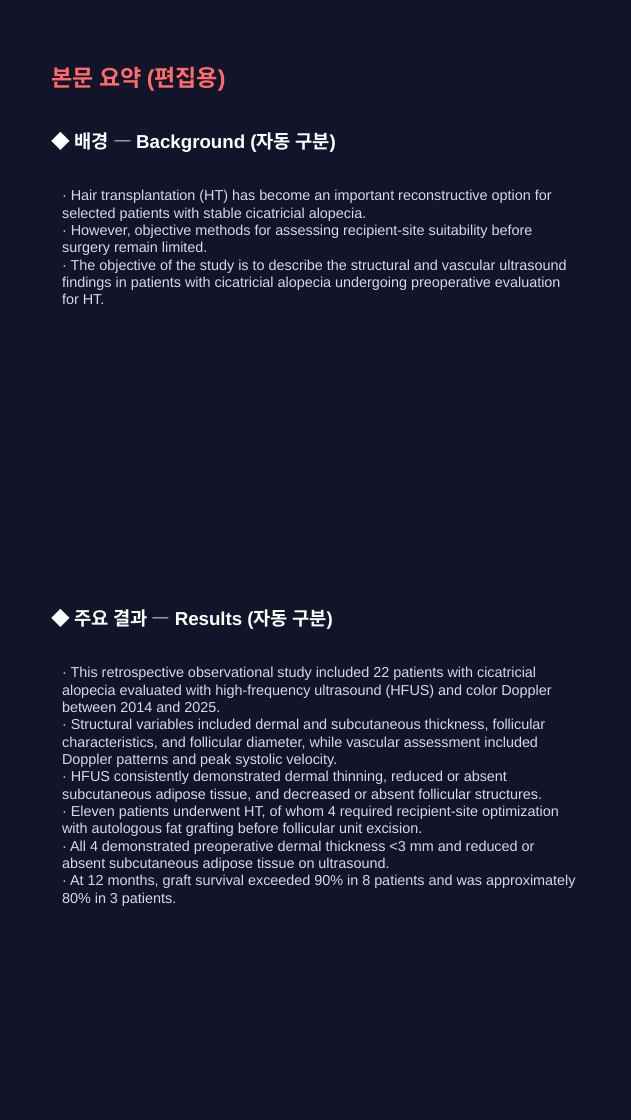
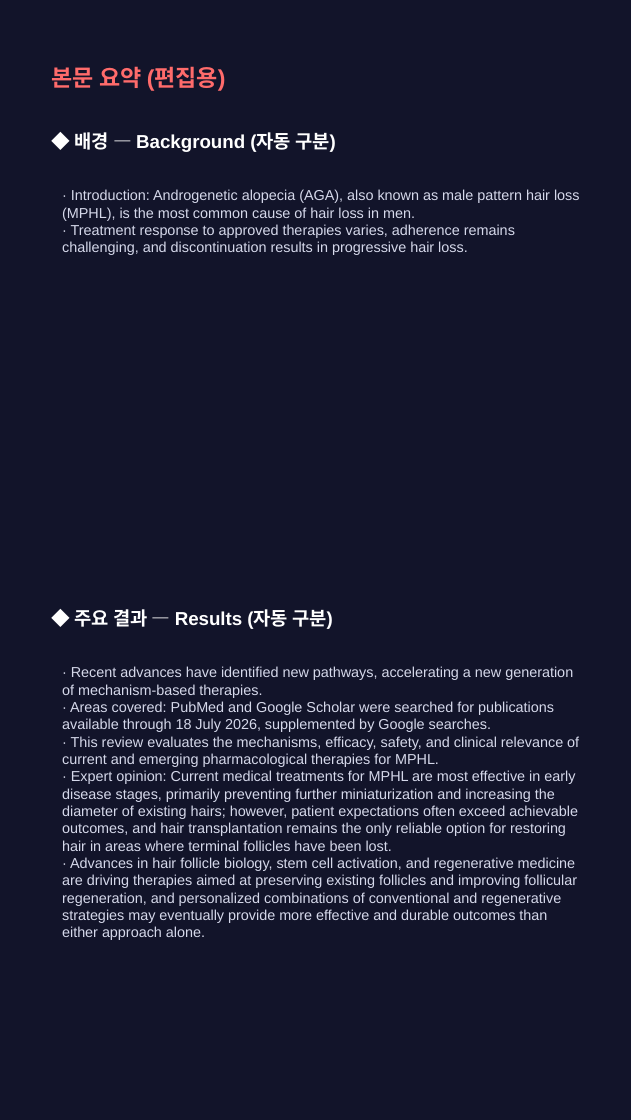
Before and after one commit to hyokang2010-BJ-ANTH/product-builder-test, a slide deck: slide 7 of pwa/data/latest/slides.pptx. Drawn at 631x1120 pixels with LibreOffice and Linux fonts; fonts in the diff are those of the drawing. Boxes give left, top, right and bottom in pixels: in the first picture for what was removed or moved away, otherwise in the second. Text is boxed around its words. In the diff, an @@ line names an element or a change of style, - is before the commit and + after.

```diff
--- a/pwa/data/latest/slides.pptx
+++ b/pwa/data/latest/slides.pptx
@@ text at (62, 189, 580, 255): text changed @@
-· Hair transplantation (HT) has become an important reconstructive option for selected patients with stable cicatricial alopecia.
-· However, objective methods for assessing recipient-site suitability before surgery remain limited.
-· The objective of the study is to describe the structural and vascular ultrasound findings in patients with cicatricial alopecia undergoing preoperative evaluation for HT.
+· Introduction: Androgenetic alopecia (AGA), also known as male pattern hair loss (MPHL), is the most common cause of hair loss in men.
+· Treatment response to approved therapies varies, adherence remains challenging, and discontinuation results in progressive hair loss.
@@ text at (62, 666, 579, 940): text changed @@
-· This retrospective observational study included 22 patients with cicatricial alopecia evaluated with high-frequency ultrasound (HFUS) and color Doppler between 2014 and 2025.
-· Structural variables included dermal and subcutaneous thickness, follicular characteristics, and follicular diameter, while vascular assessment included Doppler patterns and peak systolic velocity.
-· HFUS consistently demonstrated dermal thinning, reduced or absent subcutaneous adipose tissue, and decreased or absent follicular structures.
-· Eleven patients underwent HT, of whom 4 required recipient-site optimization with autologous fat grafting before follicular unit excision.
-· All 4 demonstrated preoperative dermal thickness <3 mm and reduced or absent subcutaneous adipose tissue on ultrasound.
-· At 12 months, graft survival exceeded 90% in 8 patients and was approximately 80% in 3 patients.
+· Recent advances have identified new pathways, accelerating a new generation of mechanism-based therapies.
+· Areas covered: PubMed and Google Scholar were searched for publications available through 18 July 2026, supplemented by Google searches.
+· This review evaluates the mechanisms, efficacy, safety, and clinical relevance of current and emerging pharmacological therapies for MPHL.
+· Expert opinion: Current medical treatments for MPHL are most effective in early disease stages, primarily preventing further miniaturization and increasing the diameter of existing hairs; however, patient expectations often exceed achievable outcomes, and hair transplantation remains the only reliable option for restoring hair in areas where terminal follicles have been lost.
+· Advances in hair follicle biology, stem cell activation, and regenerative medicine are driving therapies aimed at preserving existing follicles and improving follicular regeneration, and personalized combinations of conventional and regenerative strategies may eventually provide more effective and durable outcomes than either approach alone.
```
Also in this commit, not shown: 3 other slides changed, 2 slides added, 2 slides removed, 26 other files.
